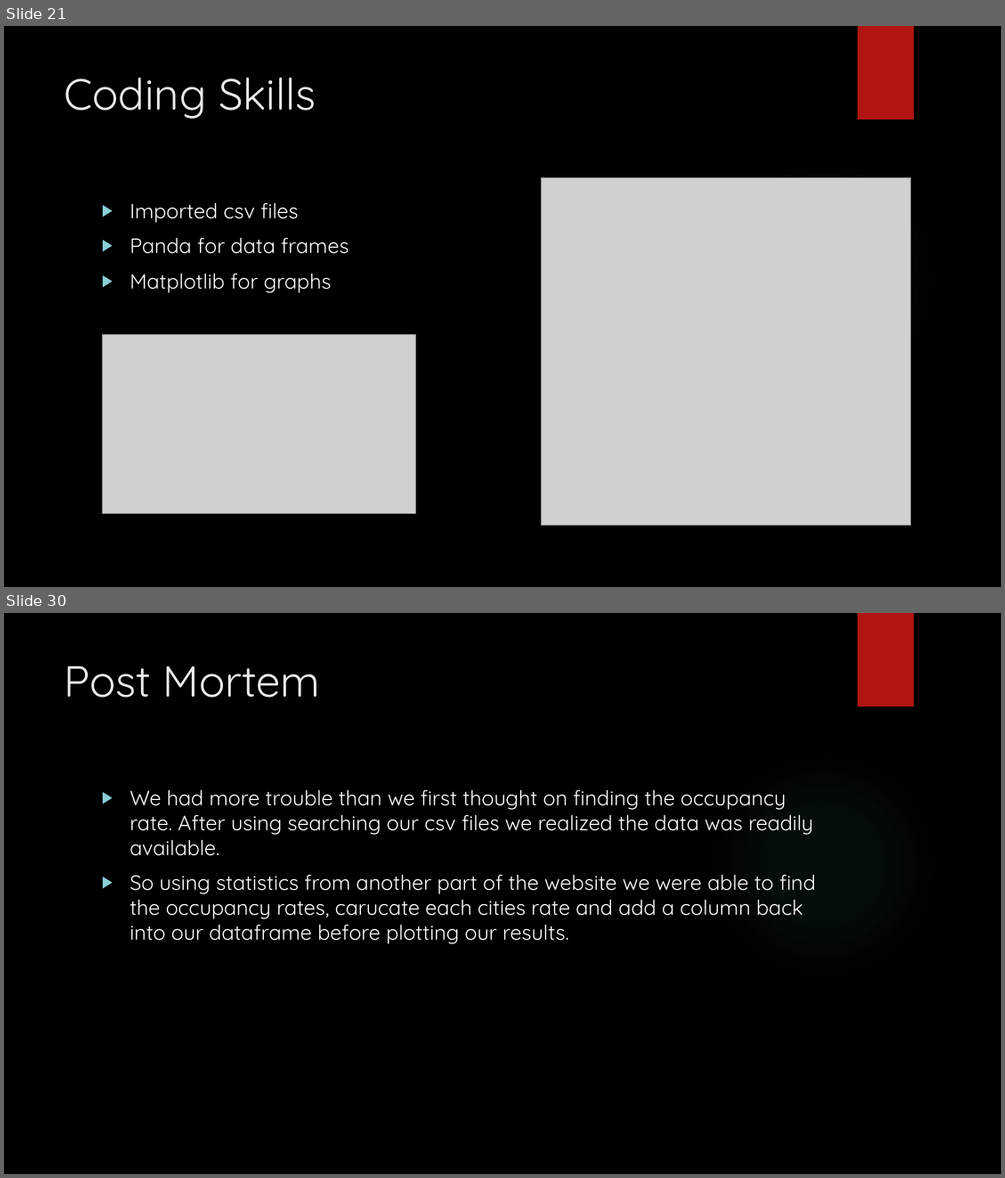
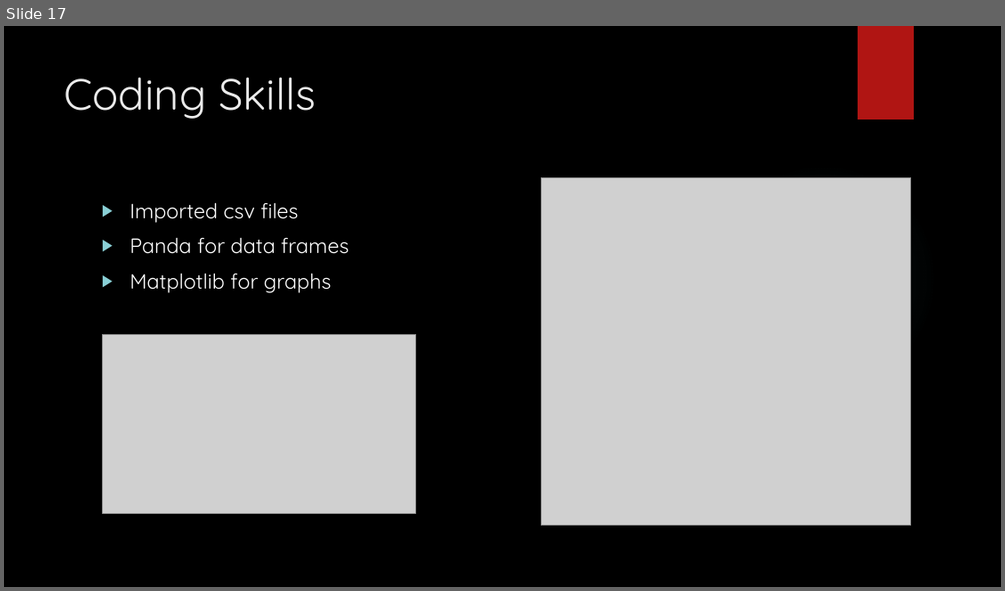
Before and after one commit to chinosamg/Cinco, a slide deck: Team Cinco.pptx. Shown one above the other, each under a label of ours: slides 21 and 30 before the commit, slide 17 after it; the slides between them are not shown. The pictures are 1005x1178 and 1005x591 pixels, drawn with LibreOffice and Linux fonts; fonts in the diff are those of the drawing; grey boxes stand for pictures; background and template pictures are left out. Boxes give left, top, right and bottom in pixels: in the first picture for what was removed or moved away, otherwise in the second. Text is boxed around its words. In the diff, an @@ line names an element or a change of style, - is before the commit and + after.

```diff
--- a/Team Cinco.pptx
+++ b/Team Cinco.pptx
@@ slide 30 removed at bbox=[4, 613, 1001, 1174], background picture (left out); not listed: 2 template elements that a slide beside it also shows @@
@@ title removed at bbox=[65, 666, 321, 698] @@
-Post Mortem
@@ text removed at bbox=[129, 789, 816, 944] @@
-▶ We had more trouble than we first thought on finding the occupancy rate. After using searching our csv files we realized the data was readily available.
-▶ So using statistics from another part of the website we were able to find the occupancy rates, carucate each cities rate and add a column back into our dataframe before plotting our results.
@@ what was slide 21 is now slide 17 @@
```
Also in this commit, not shown: 2 slides changed, 11 other slides removed.
